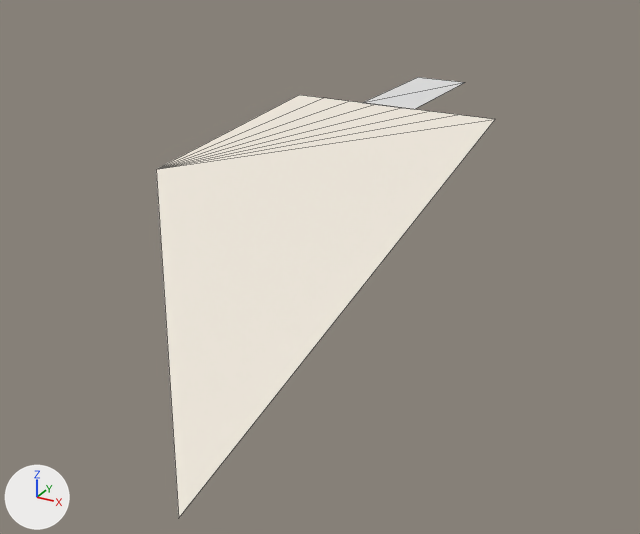
Two versions of the glTF model assets/Nav.glb, one commit apart.
Before and after are seen from a 50 mm lens placed at (3.94, -8.62, 2.21), pointed at (0.45, -2.27, -0.97). Lighting does not change. The marker at lower left points along +X, +Y and +Z. The picture after the commit comes second. Mesh edges are drawn as thin lines.

Names of what the first picture shows: 'Nav'.
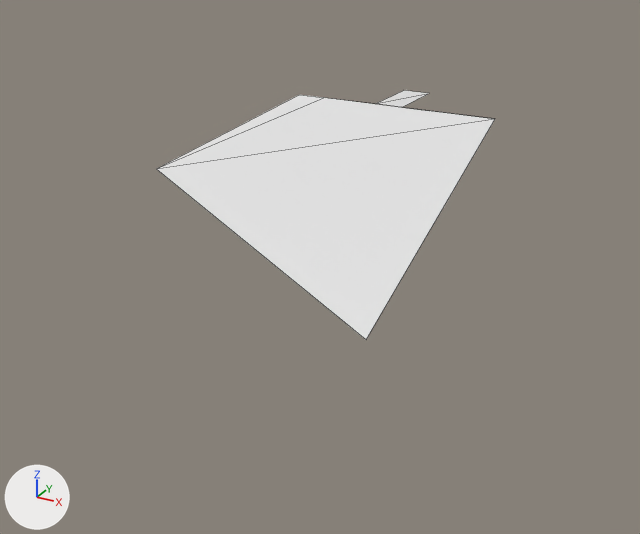
Where the newer file only moved an object's origin or applied its transform, the numbers keep the older frame.

Boxes (x1, y1, x2, y2) around the edits, measured in the pictures (640 x 534 px; the box of a moved part takes in the faces that stretch with it):
'Nav', reshaped (43% shorter): before (156, 77, 495, 517); after (157, 90, 495, 339)
part 1 of me_plane_001, deleted: before (363, 77, 465, 109)
part 2 of me_plane_001, moved or reshaped: before (156, 95, 495, 517); after (157, 90, 495, 339)

The change, as a diff of the scene's bpy script:
```diff
--- a/assets/Nav.glb.py
+++ b/assets/Nav.glb.py
@@ me_plane_001 @@
 # used by ob_nav; location = (0.065, 0.23, -0.022)
-me_plane_001.from_pydata(...)  # 14 vertices, 10 faces; spans x -1.51..1.52, y -6.04..1.22, z -0.73..0.0
-me_plane_001.materials.append(mat_ivory)  # white #f0e9dd
+me_plane_001.from_pydata(...)  # 12 vertices, 10 faces; spans x -1.51..1.52, y -3.9..0.46, z -0.73..0.0
+# me_plane_001 part 1: the loose piece of 4 vertices spanning x -0.3..0.3, y -0.3..1.22, z 0.0 is deleted
+# me_plane_001 part 2
+# 2 vertices are removed from x -1.51..1.52, y -6.04..-2.36, z -0.73..-0.37
+# 8 faces are deleted
+# 4 vertices are added at (0.16, 0.46, 0.0), (-0.15, 0.46, 0.0), (-1.51, -2.36, -0.36), (1.52, -3.9, -0.73)
+# 10 new faces join them
```
